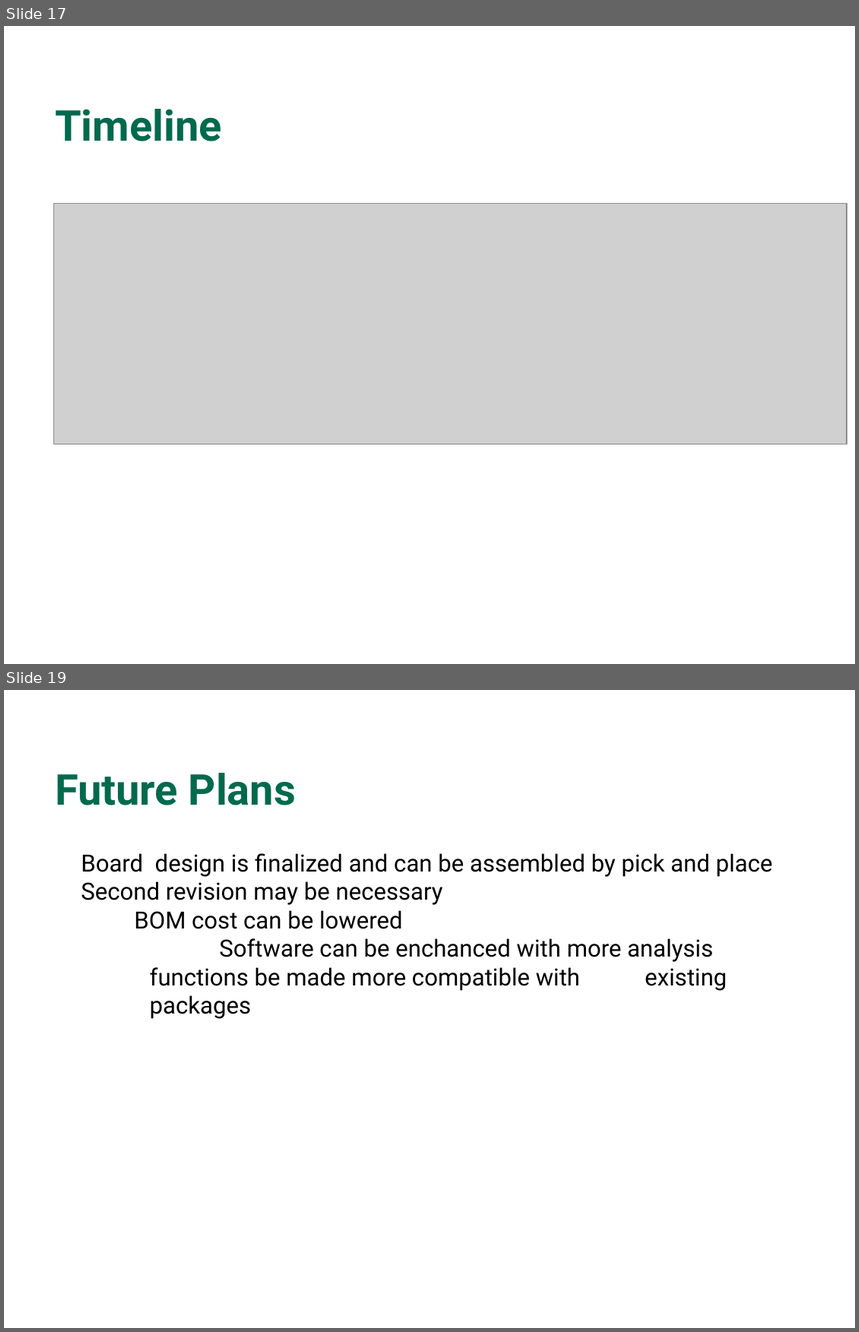
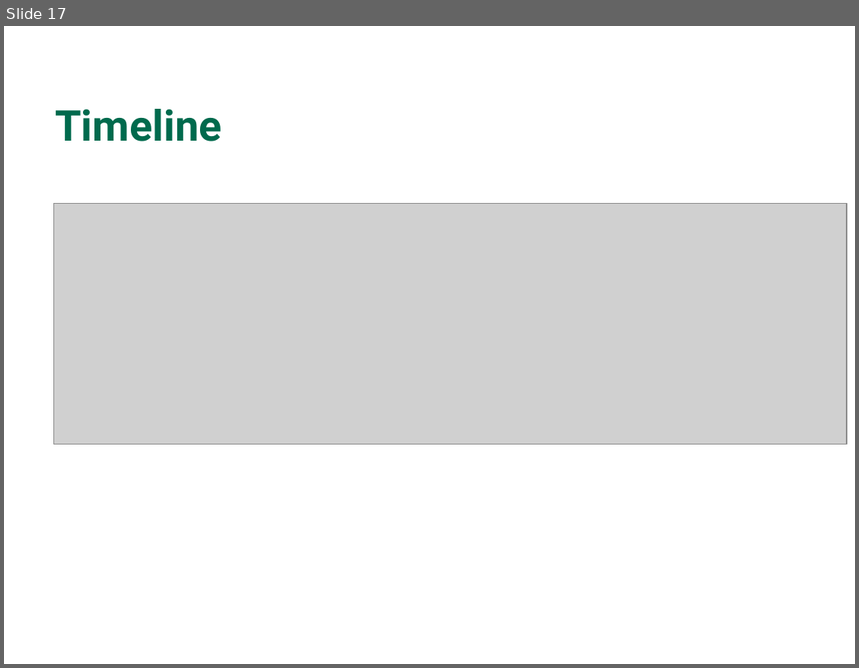
Before and after one commit to WCP52/docs, a slide deck: official/pres/Presentation.odp. Shown one above the other, each under a label of ours: slides 17 and 19 before the commit, slide 17 after it; the slides between them are not shown. The pictures are 859x1332 and 859x668 pixels, drawn with LibreOffice and Linux fonts; fonts in the diff are those of the drawing; grey boxes stand for pictures; background and template pictures are left out. Boxes give left, top, right and bottom in pixels: in the first picture for what was removed or moved away, otherwise in the second. Text is boxed around its words. In the diff, an @@ line names an element or a change of style, - is before the commit and + after.

```diff
--- a/official/pres/Presentation.odp
+++ b/official/pres/Presentation.odp
@@ slide 19 removed at [4, 690, 855, 1328], background picture (left out) @@
@@ title removed at [55, 773, 296, 806] @@
-Future Plans
@@ text removed at [81, 853, 773, 991] @@
-  Board design is finalized and can be assembled by pick and place
-  Second revision may be necessary
-      BOM cost can be lowered
-          Software can be enchanced with more analysis functions be made more compatible with existing packages
```
Also in this commit, not shown: 6 slides changed, 1 slide added.
